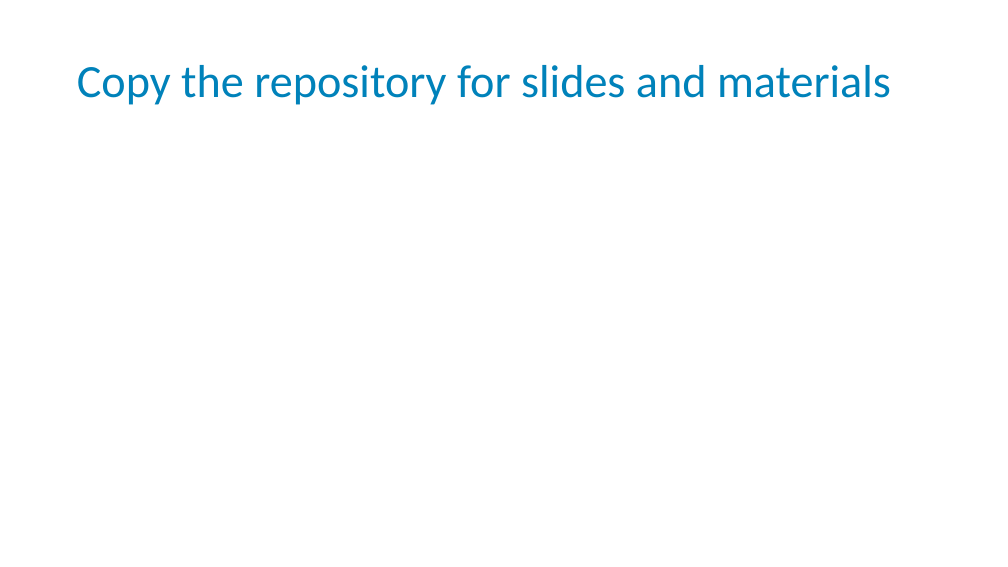
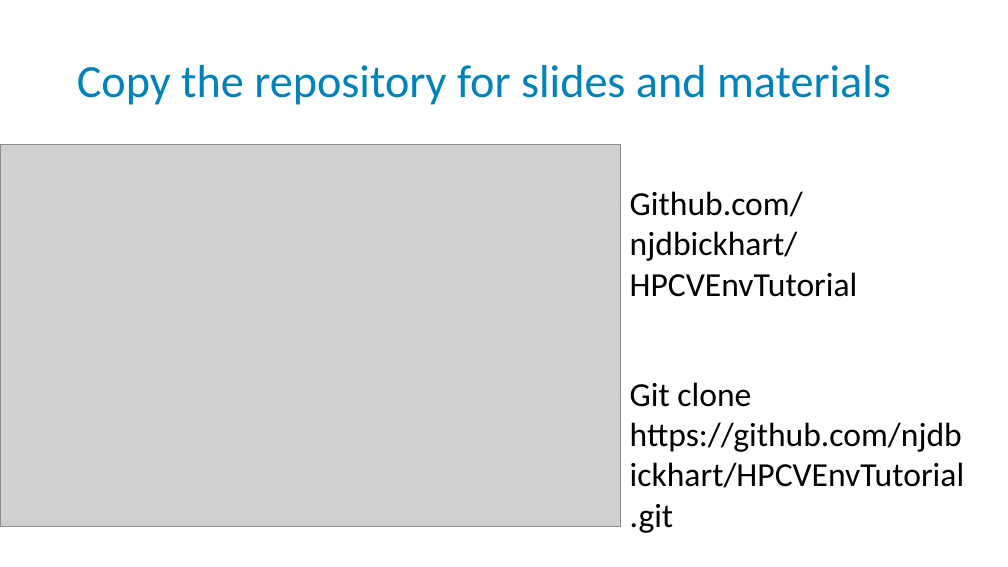
Before and after one commit to njdbickhart/HPCVEnvTutorial, a slide deck: slide 6 of virtualenv_snakemake_tutorial_2023_06_15.pptx. Drawn at 1008x567 pixels with LibreOffice and Linux fonts; fonts in the diff are those of the drawing; grey boxes stand for pictures; background and template pictures are left out. Boxes give left, top, right and bottom in pixels: in the first picture for what was removed or moved away, otherwise in the second. Text is boxed around its words. In the diff, an @@ line names an element or a change of style, - is before the commit and + after.

Commit message:
updated presentation

```diff
--- a/virtualenv_snakemake_tutorial_2023_06_15.pptx
+++ b/virtualenv_snakemake_tutorial_2023_06_15.pptx
@@ picture added at (0, 144, 620, 527) @@
@@ text added at (630, 191, 965, 533), 32 pt, text #000000 @@
+• Github.com/njdbickhart/HPCVEnvTutorial
+• Git clone https://github.com/njdbickhart/HPCVEnvTutorial.git
```
